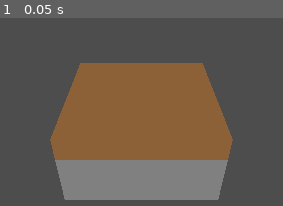
Above: before the commit, frame 1.
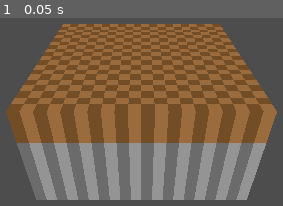
Above: after the commit, the same moment.

Repository: Brohuld/Forgotten-Caves
Game: Godot game, scene res://scenes/Main.tscn
Two runs of this game, one before a commit and one after it. Both use one fixed random seed, a clock stepped at 60 frames per second and the inputs below.
Inputs:
- Up to frame 1 (0.05 s): no input

The runs differ from the first frame. In frame 1, 51% of the frame differs, in the area x 2-98%, y 3-97%.

Commit message:
Sprint 1: damier pour visualiser la grille de blocs

Diff:
--- a/scripts/Main.gd
+++ b/scripts/Main.gd
@@ -3,5 +3,5 @@
 
 func _ready() -> void:
 	var cam := $Camera3D
-	cam.global_position = Vector3(10, 30, 45)
-	cam.look_at(Vector3(10, 3, 10), Vector3.UP)
+	cam.global_position = Vector3(10, 22, 38)
+	cam.look_at(Vector3(10, 0, 10), Vector3.UP)
--- a/scripts/VoxelWorld.gd
+++ b/scripts/VoxelWorld.gd
@@ -50,40 +50,51 @@
 ## C'est le culling des faces cachees : on evite de dessiner les faces
 ## entre deux blocs pleins, invisibles de toute facon.
 func build_mesh() -> void:
-	var st_dirt := SurfaceTool.new()
-	var st_stone := SurfaceTool.new()
-	st_dirt.begin(Mesh.PRIMITIVE_TRIANGLES)
-	st_stone.begin(Mesh.PRIMITIVE_TRIANGLES)
+	# 4 buckets : 0=terre claire, 1=terre foncee, 2=pierre claire, 3=pierre foncee
+	# L'alternance clair/fonce (damier selon x+z) permet de voir clairement
+	# la grille de blocs plutot qu'une surface plate uniforme.
+	var surface_tools: Array = []
+	for i in range(4):
+		var st := SurfaceTool.new()
+		st.begin(Mesh.PRIMITIVE_TRIANGLES)
+		surface_tools.append(st)
 
 	for pos in grid.keys():
 		var type: int = grid[pos]
 		if type == BlockType.EMPTY:
 			continue
-		var st := st_dirt if type == BlockType.DIRT else st_stone
+		var parity: int = (pos.x + pos.z) % 2
+		var idx: int
+		if type == BlockType.DIRT:
+			idx = 0 if parity == 0 else 1
+		else:
+			idx = 2 if parity == 0 else 3
+		var st: SurfaceTool = surface_tools[idx]
 		for dir in DIRECTIONS:
 			if get_block(pos + dir) == BlockType.EMPTY:
 				_add_face(st, pos, dir)
 
 	var mesh := ArrayMesh.new()
-	st_dirt.commit(mesh)
-	st_stone.commit(mesh)
+	for st in surface_tools:
+		st.commit(mesh)
 
-	var mat_dirt := StandardMaterial3D.new()
-	mat_dirt.albedo_color = Color(0.55, 0.38, 0.22)
-	mat_dirt.cull_mode = BaseMaterial3D.CULL_DISABLED
-	mat_dirt.shading_mode = BaseMaterial3D.SHADING_MODE_UNSHADED
-
-	var mat_stone := StandardMaterial3D.new()
-	mat_stone.albedo_color = Color(0.5, 0.5, 0.5)
-	mat_stone.cull_mode = BaseMaterial3D.CULL_DISABLED
-	mat_stone.shading_mode = BaseMaterial3D.SHADING_MODE_UNSHADED
-
-	mesh.surface_set_material(0, mat_dirt)
-	mesh.surface_set_material(1, mat_stone)
+	mesh.surface_set_material(0, _make_material(Color(0.60, 0.42, 0.24)))
+	mesh.surface_set_material(1, _make_material(Color(0.45, 0.30, 0.15)))
+	mesh.surface_set_material(2, _make_material(Color(0.58, 0.58, 0.58)))
+	mesh.surface_set_material(3, _make_material(Color(0.42, 0.42, 0.42)))
 
 	var mesh_instance := MeshInstance3D.new()
 	mesh_instance.mesh = mesh
 	add_child(mesh_instance)
+
+
+## Cree un materiau simple, non eclaire, dans la couleur donnee
+func _make_material(color: Color) -> StandardMaterial3D:
+	var mat := StandardMaterial3D.new()
+	mat.albedo_color = color
+	mat.cull_mode = BaseMaterial3D.CULL_DISABLED
+	mat.shading_mode = BaseMaterial3D.SHADING_MODE_UNSHADED
+	return mat
 
 
 ## Ajoute un quad (2 triangles) sur la face "dir" du bloc a la position "pos"
